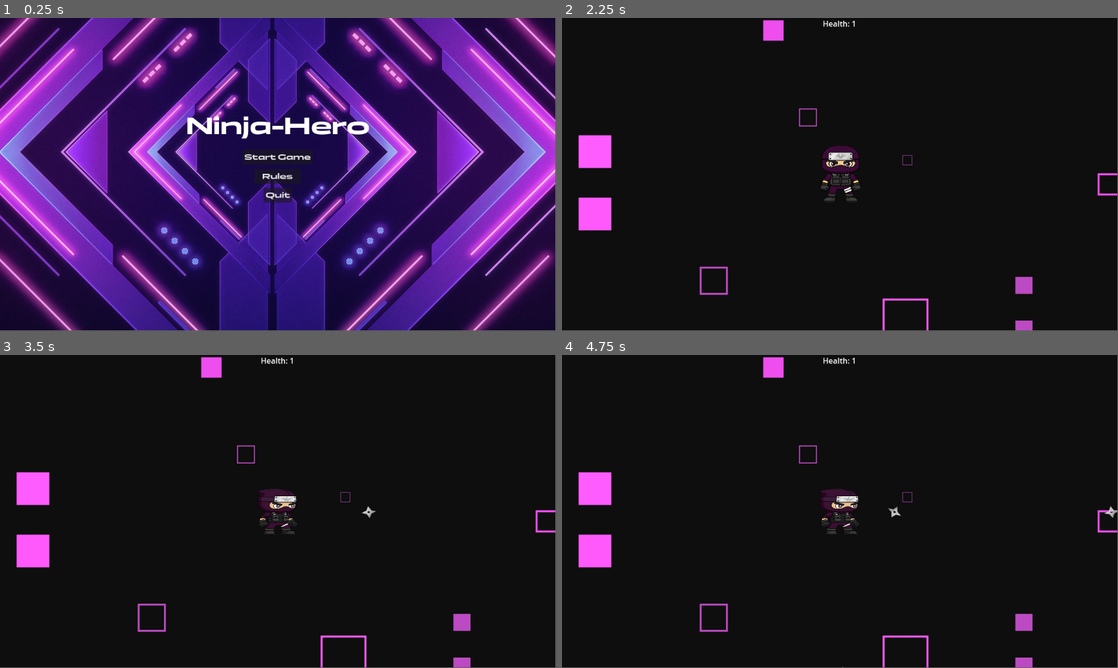
Above: before the commit, frames 1-4 (two rows, left to right).
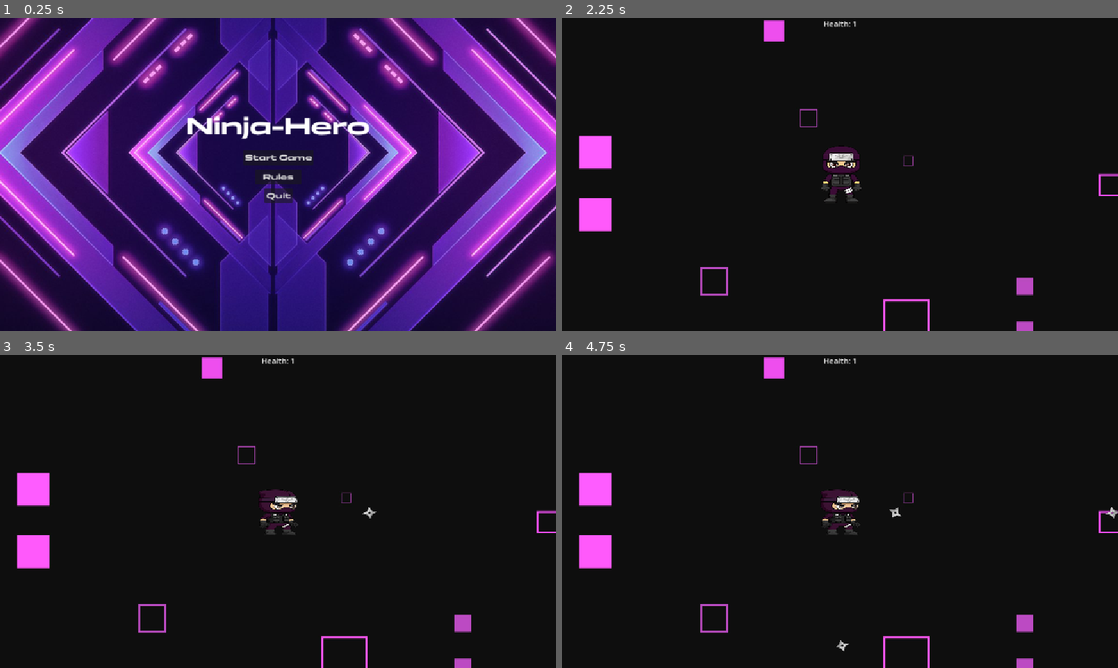
Above: after the commit, the same moments.

Repository: itsjoacor/Boss_Unq
Game: Godot game, scene res://Menu/MainMenu/MainMenu.tscn
Same seed, same stepped clock (60 frames per second), same inputs: the game is played once before the commit and once after it.
Inputs:
- Up to frame 1 (0.25 s): no input
- Up to frame 2 (2.25 s): click "Rules" at 0.5 s; click "Go back" at 1.25 s; click "Start Game" at 2 s
- Up to frame 3 (3.5 s): tap Enter at 2.75 s; hold D (right) from 2.78 s (still down); tap K (attack_blue, bound only after the commit) at 2.85 s; tap B (attack_blue, bound only before the commit) at 3.05 s
- Up to frame 4 (4.75 s): release D (right) at 3.53 s; hold S (down) 3.53-4.28 s; tap B (attack_blue, bound only before the commit) at 3.6 s; tap L (attack_yellow, bound only after the commit) at 3.8, 4.35 s; hold D (right) from 4.28 s (still down); tap Y (attack_yellow, bound only before the commit) at 4.55 s
In our replay, the window is 799x449 before the commit and 800x450 after it. These sizes can differ from the game's own. Grey fills any space a smaller window leaves; there, only what the larger window draws over its background counts as a difference.

The runs differ from the first frame. In frame 1, 9.2% of the frame differs, in the area x 0-100%, y 0-100%; in frame 2, 1.3%; in frame 3, 1.2%; in frame 4, 1.3%.

Commit message:
KL-Controls

Diff:
--- a/Menu/Rules/Rules.tscn
+++ b/Menu/Rules/Rules.tscn
@@ -79,10 +79,9 @@
 S (Abajo)
 
 Ataques (Disparar shurikens):
-R (Rojo)
-G (Verde)
-B (Azul)
-Y (Amarillo)
+K (Rojo)
+L (Verde)
+
 
 ⚔️ Mecánicas Clave:
 
--- a/Player/player.gd
+++ b/Player/player.gd
@@ -20,7 +20,7 @@
 var current_direction: DIRECTION = DIRECTION.UP
 var can_attack: bool = true
 var attack_cooldown: float = 0.3
-var health: int = 1
+var health: int = 100
 var is_alive: bool = true
 var distance_from_center = 64
 
--- a/project.godot
+++ b/project.godot
@@ -15,6 +15,10 @@
 config/features=PackedStringArray("4.4", "Forward Plus")
 config/icon="res://icon.svg"
 
+[display]
+
+window/stretch/mode="canvas_items"
+
 [editor_plugins]
 
 enabled=PackedStringArray()
@@ -27,26 +31,12 @@
 
 attack_red={
 "deadzone": 0.2,
-"events": [Object(InputEventKey,"resource_local_to_scene":fa …(140 unchanged characters)… d":false,"keycode":0,"physical_keycode":82,"key_label":0,"unicode":114,"location":0,"echo":false,"script":null)
-, Object(InputEventKey,"resource_local_to_scene":false,"resource_name":"","device":-1,"window_id":0,"alt_pressed":false,"shift_pressed":false,"ctrl_pressed":false,"meta_pressed":false,"pressed":false,"keycode":0,"physical_keycode":74,"key_label":0,"unicode":106,"location":0,"echo":false,"script":null)
+"events": [Object(InputEventKey,"resource_local_to_scene":fa …(140 unchanged characters)… d":false,"keycode":0,"physical_keycode":72,"key_label":0,"unicode":104,"location":0,"echo":false,"script":null)
 ]
 }
 attack_green={
 "deadzone": 0.2,
-"events": [Object(InputEventKey,"resource_local_to_scene":fa …(141 unchanged characters)… ":false,"keycode":0,"physical_keycode":71,"key_label":0,"unicode":103,"location":0,"echo":false,"script":null)
-, Object(InputEventKey,"resource_local_to_scene":false,"resource_name":"","device":-1,"window_id":0,"alt_pressed":false,"shift_pressed":false,"ctrl_pressed":false,"meta_pressed":false,"pressed":false,"keycode":0,"physical_keycode":75,"key_label":0,"unicode":107,"location":0,"echo":false,"script":null)
-]
-}
-attack_blue={
-"deadzone": 0.2,
-"events": [Object(InputEventKey,"resource_local_to_scene":false,"resource_name":"","device":-1,"window_id":0,"alt_pressed":false,"shift_pressed":false,"ctrl_pressed":false,"meta_pressed":false,"pressed":false,"keycode":0,"physical_keycode":66,"key_label":0,"unicode":98,"location":0,"echo":false,"script":null)
-, Object(InputEventKey,"resource_local_to_scene":false,"resource_name":"","device":-1,"window_id":0,"alt_pressed":false,"shift_pressed":false,"ctrl_pressed":false,"meta_pressed":false,"pressed":false,"keycode":0,"physical_keycode":76,"key_label":0,"unicode":108,"location":0,"echo":false,"script":null)
-]
-}
-attack_yellow={
-"deadzone": 0.2,
-"events": [Object(InputEventKey,"resource_local_to_scene":false,"resource_name":"","device":-1,"window_id":0,"alt_pressed":false,"shift_pressed":false,"ctrl_pressed":false,"meta_pressed":false,"pressed":false,"keycode":0,"physical_keycode":89,"key_label":0,"unicode":121,"location":0,"echo":false,"script":null)
-, Object(InputEventKey,"resource_local_to_scene":false,"resource_name":"","device":-1,"window_id":0,"alt_pressed":false,"shift_pressed":false,"ctrl_pressed":false,"meta_pressed":false,"pressed":false,"keycode":0,"physical_keycode":74,"key_label":0,"unicode":106,"location":0,"echo":false,"script":null)
+"events": [Object(InputEventKey,"resource_local_to_scene":fa …(141 unchanged characters)… ":false,"keycode":0,"physical_keycode":74,"key_label":0,"unicode":106,"location":0,"echo":false,"script":null)
 ]
 }
 up={
@@ -76,10 +66,18 @@
 }
 shoot={
 "deadzone": 0.2,
-"events": [Object(InputEventKey,"resource_local_to_scene":fa …(140 unchanged characters)… d":false,"keycode":0,"physical_keycode":82,"key_label":0,"unicode":114,"location":0,"echo":false,"script":null)
-, Object(InputEventKey,"resource_local_to_scene":false,"reso …(132 unchanged characters)… ":false,"keycode":0,"physical_keycode":71,"key_label":0,"unicode":103,"location":0,"echo":false,"script":null)
-, Object(InputEventKey,"resource_local_to_scene":false,"resource_name":"","device":-1,"window_id":0,"alt_pressed":false,"shift_pressed":false,"ctrl_pressed":false,"meta_pressed":false,"pressed":false,"keycode":0,"physical_keycode":66,"key_label":0,"unicode":98,"location":0,"echo":false,"script":null)
-, Object(InputEventKey,"resource_local_to_scene":false,"resource_name":"","device":-1,"window_id":0,"alt_pressed":false,"shift_pressed":false,"ctrl_pressed":false,"meta_pressed":false,"pressed":false,"keycode":0,"physical_keycode":89,"key_label":0,"unicode":121,"location":0,"echo":false,"script":null)
+"events": [Object(InputEventKey,"resource_local_to_scene":fa …(140 unchanged characters)… d":false,"keycode":0,"physical_keycode":75,"key_label":0,"unicode":75,"location":0,"echo":false,"script":null)
+, Object(InputEventKey,"resource_local_to_scene":false,"reso …(132 unchanged characters)… ":false,"keycode":0,"physical_keycode":76,"key_label":0,"unicode":76,"location":0,"echo":false,"script":null)
+]
+}
+attack_blue={
+"deadzone": 0.2,
+"events": [Object(InputEventKey,"resource_local_to_scene":false,"resource_name":"","device":-1,"window_id":0,"alt_pressed":false,"shift_pressed":false,"ctrl_pressed":false,"meta_pressed":false,"pressed":false,"keycode":0,"physical_keycode":75,"key_label":0,"unicode":107,"location":0,"echo":false,"script":null)
+]
+}
+attack_yellow={
+"deadzone": 0.2,
+"events": [Object(InputEventKey,"resource_local_to_scene":false,"resource_name":"","device":-1,"window_id":0,"alt_pressed":false,"shift_pressed":false,"ctrl_pressed":false,"meta_pressed":false,"pressed":false,"keycode":0,"physical_keycode":76,"key_label":0,"unicode":108,"location":0,"echo":false,"script":null)
 ]
 }
 
